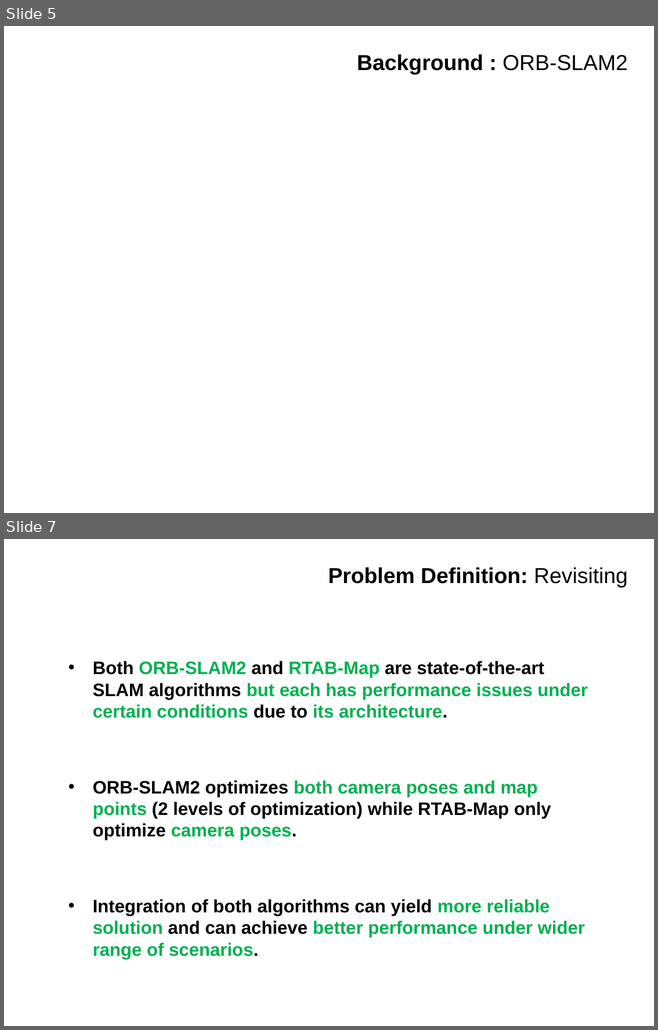
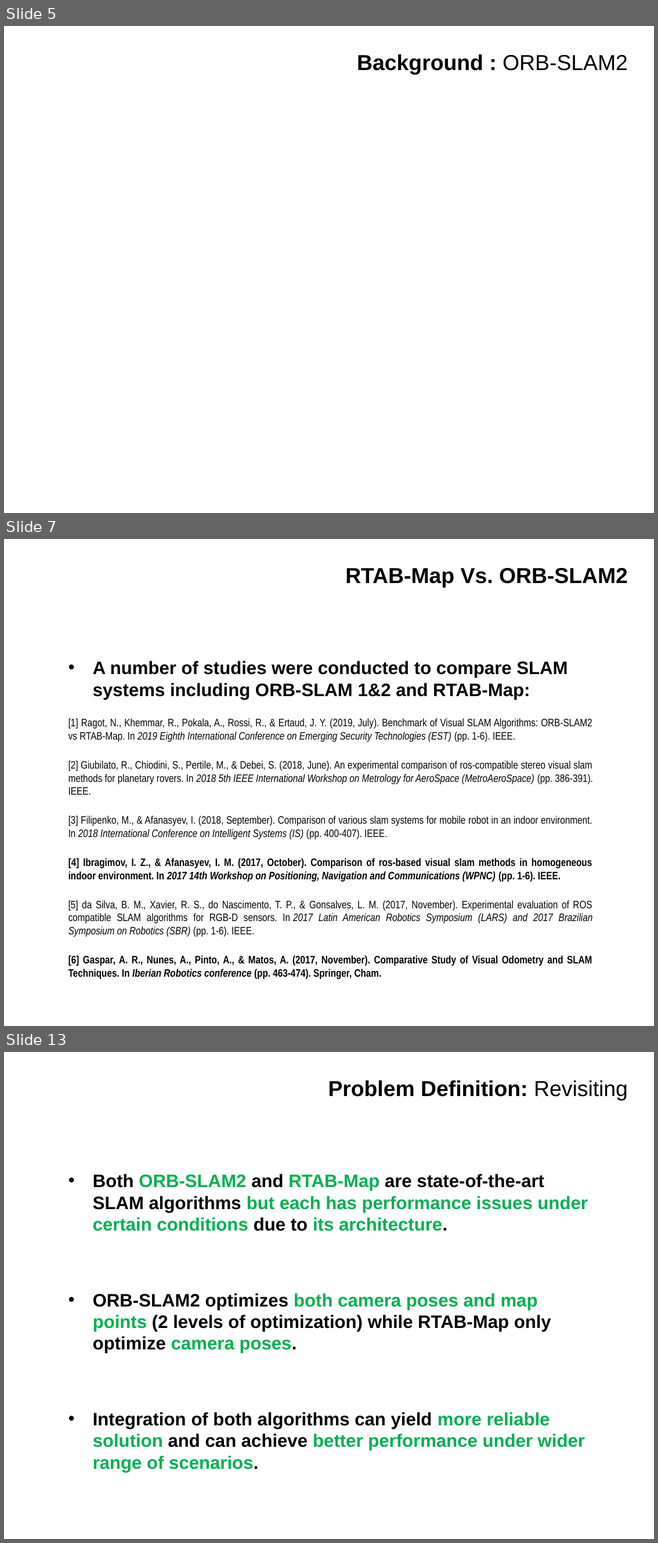
Before and after one commit to IslamAAli/ORBSLAM_RTABmap, a slide deck: Presentation_2/CMPUT631-ProjectProgress-V0P1.pptx. Shown one above the other, each under a label of ours: slides 5 and 7 before the commit, slides 5, 7 and 13 after it; the slides between them are not shown. The pictures are 658x1030 and 658x1543 pixels, drawn with LibreOffice and Linux fonts; fonts in the diff are those of the drawing; background and template pictures are left out. Boxes give left, top, right and bottom in pixels: in the first picture for what was removed or moved away, otherwise in the second. Text is boxed around its words. In the diff, an @@ line names an element or a change of style, - is before the commit and + after.

```diff
--- a/Presentation_2/CMPUT631-ProjectProgress-V0P1.pptx
+++ b/Presentation_2/CMPUT631-ProjectProgress-V0P1.pptx
@@ slide 7 added at [4, 539, 654, 1026], background #FFFFFF @@
@@ title added at [345, 568, 628, 587], 24 pt, text #000000, bold @@
+RTAB-Map Vs. ORB-SLAM2
@@ text added at [68, 661, 593, 979], 12 pt, text #000000 @@
+• A number of studies were conducted to compare SLAM systems including ORB-SLAM 1&2 and RTAB-Map:
+[1] Ragot, N., Khemmar, R., Pokala, A., Rossi, R., & Ertaud, J. Y. (2019, July). Benchmark of Visual SLAM Algorithms: ORB-SLAM2 vs RTAB-Map. In 2019 Eighth International Conference on Emerging Security Technologies (EST) (pp. 1-6). IEEE.
+[2] Giubilato, R., Chiodini, S., Pertile, M., & Debei, S. (2018, June). An experimental comparison of ros-compatible stereo visual slam methods for planetary rovers. In 2018 5th IEEE International Workshop on Metrology for AeroSpace (MetroAeroSpace) (pp. 386-391). IEEE.
+[3] Filipenko, M., & Afanasyev, I. (2018, September). Comparison of various slam systems for mobile robot in an indoor environment. In 2018 International Conference on Intelligent Systems (IS) (pp. 400-407). IEEE.
+[4] Ibragimov, I. Z., & Afanasyev, I. M. (2017, October). Comparison of ros-based visual slam methods in homogeneous indoor environment. In 2017 14th Workshop on Positioning, Navigation and Communications (WPNC) (pp. 1-6). IEEE.
+[5] da Silva, B. M., Xavier, R. S., do Nascimento, T. P., & Gonsalves, L. M. (2017, November). Experimental evaluation of ROS compatible SLAM algorithms for RGB-D sensors. In 2017 Latin American Robotics Symposium (LARS) and 2017 Brazilian Symposium on Robotics (SBR) (pp. 1-6). IEEE.
+[6] Gaspar, A. R., Nunes, A., Pinto, A., & Matos, A. (2017, November). Comparative Study of Visual Odometry and SLAM Techniques. In Iberian Robotics conference (pp. 463-474). Springer, Cham.
@@ what was slide 7 is now slide 13 @@
```
Also in this commit, not shown: 1 slide changed, 5 other slides added.
